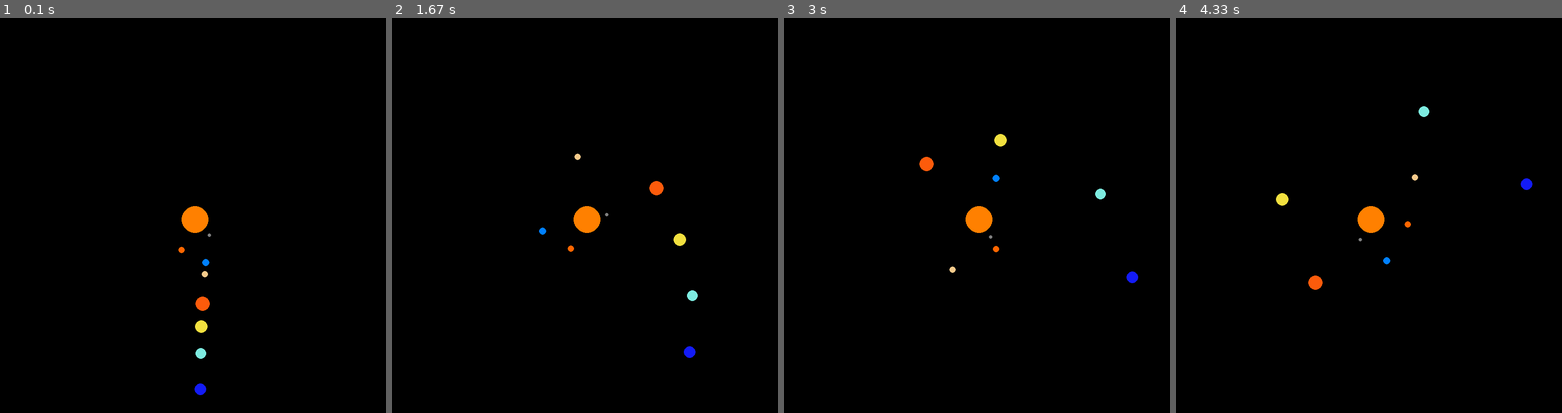
Above: before the commit, frames 1-4 (left to right).
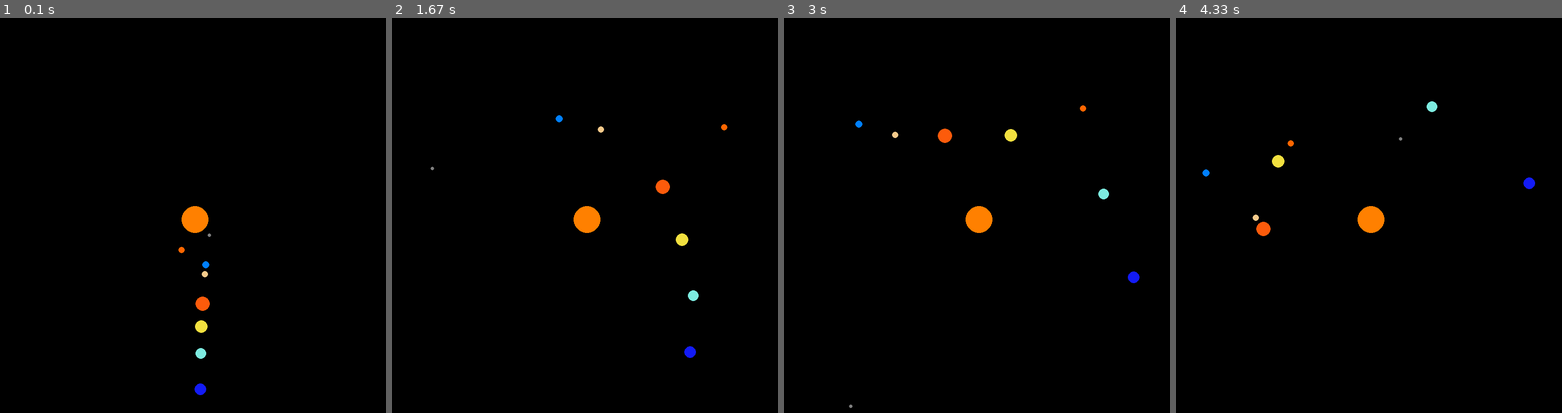
Above: after the commit, the same moments.

Repository: myhotchoc/Space-Simulator
Game: pygame game, started from Gravity v3.py
The game is run twice, just before and just after one commit, with the same random seed, the same clock (stepped at 60 frames per second) and the same inputs.
Inputs (mouse positions are in pixels of both pictures, inside the frame that each line leads up to):
- Up to frame 1 (0.1 s): no input
- Up to frame 2 (1.67 s): press the mouse at (588, 247) at 0.37 s; move the mouse to (538, 235) at 0.47 s; release the mouse at (488, 223) at 0.6 s; click (627, 310) at 0.72 s; click (735, 361) at 1.05 s; click (492, 140) at 1.38 s
- Up to frame 3 (3 s): click (977, 270) at 1.72 s; click (922, 136) at 2.05 s; press the mouse at (922, 136) at 2.37 s; move the mouse to (1023, 164) at 2.47 s; release the mouse at (1127, 187) at 2.6 s; click (845, 258) at 2.72 s
- Up to frame 4 (4.33 s): press the mouse at (1237, 258) at 3.03 s; move the mouse to (1314, 231) at 3.13 s; release the mouse at (1388, 203) at 3.27 s; press the mouse at (1237, 258) at 3.37 s; move the mouse to (1260, 203) at 3.47 s; release the mouse at (1284, 148) at 3.6 s; click (1515, 310) at 3.72 s; press the mouse at (1515, 310) at 4.03 s; move the mouse to (1411, 199) at 4.13 s; release the mouse at (1307, 89) at 4.27 s

The runs differ from the first frame. In frame 1, less than 0.1% of the frame differs, in the area x 52-55%, y 60-64%; in frame 2, 0.3%; in frame 3, 0.6%; in frame 4, 0.7%, in the area x 6-94%, y 21-69%.

Commit message:
Update Gravity v3.py

Diff:
--- a/Gravity v3.py
+++ b/Gravity v3.py
@@ -34,7 +34,7 @@
 ## All data in metres
 mercury_to_sun = 50
 venus_to_sun = 75
-earth_to_sun = 100
+earth_to_sun = 105
 mars_to_sun = 125
 jupiter_to_sun = 190
 saturn_to_sun = 240
@@ -102,7 +102,7 @@
     ## Defines force between two bodies
     def force(self, body2):
 
-        ## Newton's Law of Gravitation
+        ## Newton's Law of Gravitation - F=G*m1*m2/r^2
         f = (G * self.mass * body2.mass) / (self.distance(body2) ** 2)
 
         ## Difference in x-pos and y-pos
@@ -121,7 +121,7 @@
 
         ## F=ma --> a = F/m
         ## Adding acceleration to current velocity
-        ## v = u + at
+        ## v = u + a*t
         self.vx += self.fx/self.mass * timestep
         self.vy += self.fy/self.mass * timestep
 
@@ -173,6 +173,8 @@
 ## List of all planets
 planets = [mercury, venus, earth, mars, jupiter, saturn, uranus, neptune]
 
+gravity = True
+
 ## Main runtime loop
 while win_loop:
 
@@ -183,6 +185,12 @@
     for i in pygame.event.get():
         if i.type == pygame.QUIT:
             win_loop = False
+
+        if i.type == pygame.MOUSEBUTTONDOWN:
+            gravity = False
+
+        if i.type == pygame.MOUSEBUTTONUP:
+            gravity = True
 
     ## Draw sun
     pygame.draw.circle(screen, sun.colour, (int(sun.px), int(sun.py)), sun_radius)
@@ -196,7 +204,10 @@
         ## Draw planet at current position
         pygame.draw.circle(screen, i.colour, (int(i.px), int(i.py)), i.radius)
         ## Calculate force on planet due to the sun
-        i.force(sun)
+
+        if gravity == True:
+            i.force(sun)
+
         ## Update velocity and position data
         i.changePos()
 
